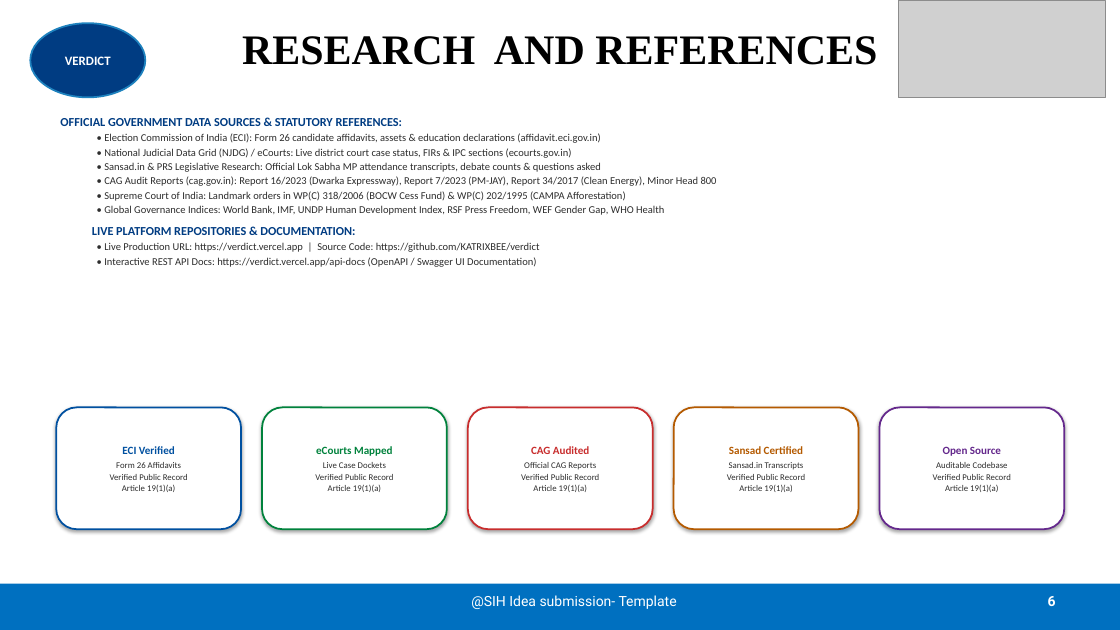
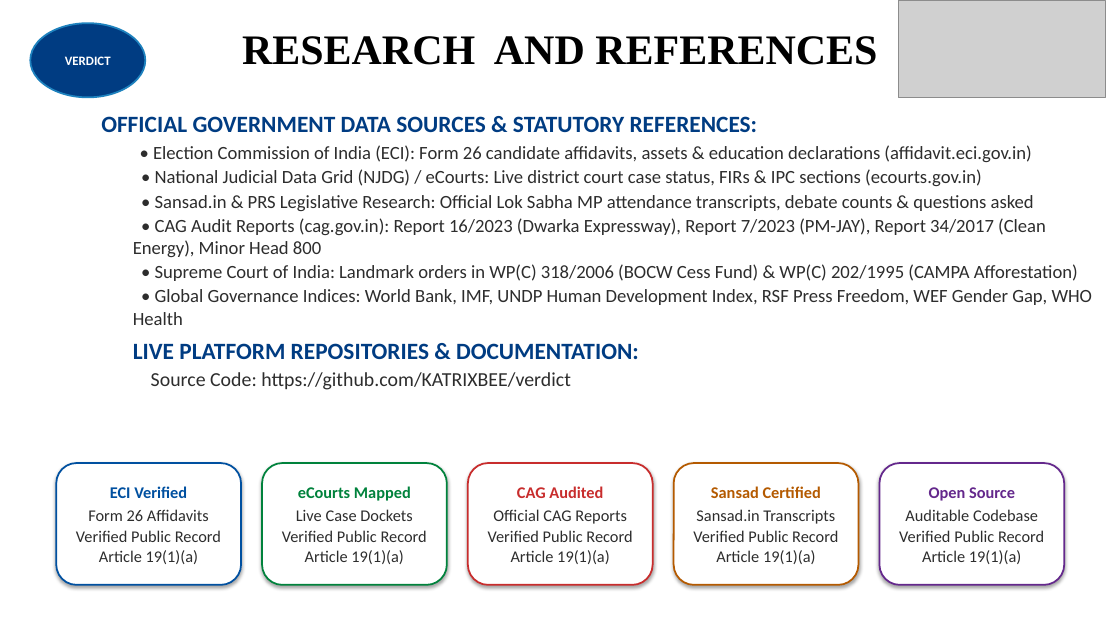
Before and after one commit to KATRIXBEE/verdict, a slide deck: slide 6 of VERDICT_SIH2026_Official.pptx. Drawn at 1120x630 pixels with LibreOffice and Linux fonts; fonts in the diff are those of the drawing; grey boxes stand for pictures. Boxes give left, top, right and bottom in pixels: in the first picture for what was removed or moved away, otherwise in the second. Text is boxed around its words. In the diff, an @@ line names an element or a change of style, - is before the commit and + after.

```diff
--- a/VERDICT_SIH2026_Official.pptx
+++ b/VERDICT_SIH2026_Official.pptx
@@ text "OFFICIAL GOVERNMENT DATA SOURCES & ...": place and size @@
-text "OFFICIAL GOVERNMENT DATA SOURCES & ..." at (60,118,717,267)
+text "OFFICIAL GOVERNMENT DATA SOURCES & ..." at (101,116,1092,390)
@@ text at (101,116,1092,359): size 10.5 to 20 pt in "OFFICIAL GOVERNMENT DATA SOURCES & STATUTORY REFERENCES:", "LIVE PLATFORM REPOSITORIES & DOCUMENTATION:"; size 9 to 16 pt in "• Election Commission of India (ECI): Form ...", "• National Judicial Data Grid (NJDG) / ...", "• Sansad.in & PRS Legislative Research: Official ...", "• CAG Audit Reports (cag.gov.in): Report 16/2023 ..." and 2 more places @@
@@ text at (151,372,571,390): text changed; size 9 to 17 pt @@
-• Live Production URL: https://verdict.vercel.app | Source Code: https://github.com/KATRIXBEE/verdict
-• Interactive REST API Docs: https://verdict.vercel.app/api-docs (OpenAPI / Swagger UI Documentation)
+Source Code: https://github.com/KATRIXBEE/verdict
@@ rounded rectangle "ECI Verified" at (56,463,241,585): size 9.5 to 14 pt in "ECI Verified"; size 7.5 to 14 pt in "Form 26 Affidavits", "Verified Public Record", "Article 19(1)(a)" @@
@@ rounded rectangle "eCourts Mapped" at (262,463,447,585): size 9.5 to 14 pt in "eCourts Mapped"; size 7.5 to 14 pt in "Live Case Dockets", "Verified Public Record", "Article 19(1)(a)" @@
@@ rounded rectangle "CAG Audited" at (468,463,653,585): size 9.5 to 14 pt in "CAG Audited"; size 7.5 to 14 pt in "Official CAG Reports", "Verified Public Record", "Article 19(1)(a)" @@
@@ rounded rectangle "Sansad Certified" at (674,463,859,585): size 9.5 to 14 pt in "Sansad Certified"; size 7.5 to 14 pt in "Sansad.in Transcripts", "Verified Public Record", "Article 19(1)(a)" @@
@@ 5 rounded rectangles: place and size @@
-5 rounded rectangles at (56,408,1065,529)
+5 rounded rectangles at (56,463,1065,585)
@@ rounded rectangle "Open Source" at (880,463,1065,585): size 9.5 to 14 pt in "Open Source"; size 7.5 to 14 pt in "Auditable Codebase", "Verified Public Record", "Article 19(1)(a)" @@
@@ rectangle removed at (0,584,1120,630) @@
@@ text removed at (471,595,677,609) @@
-@SIH Idea submission- Template
@@ page number removed at (1048,596,1056,606) @@
-6
```
Also in this commit, not shown: 5 other slides changed, 24 other files.
